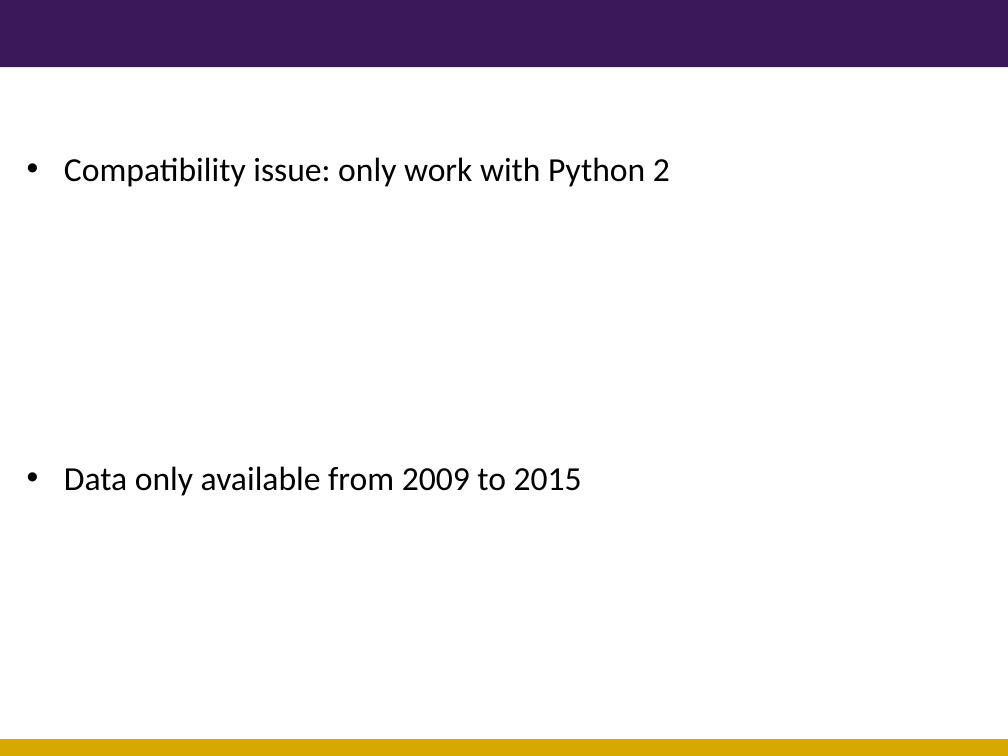
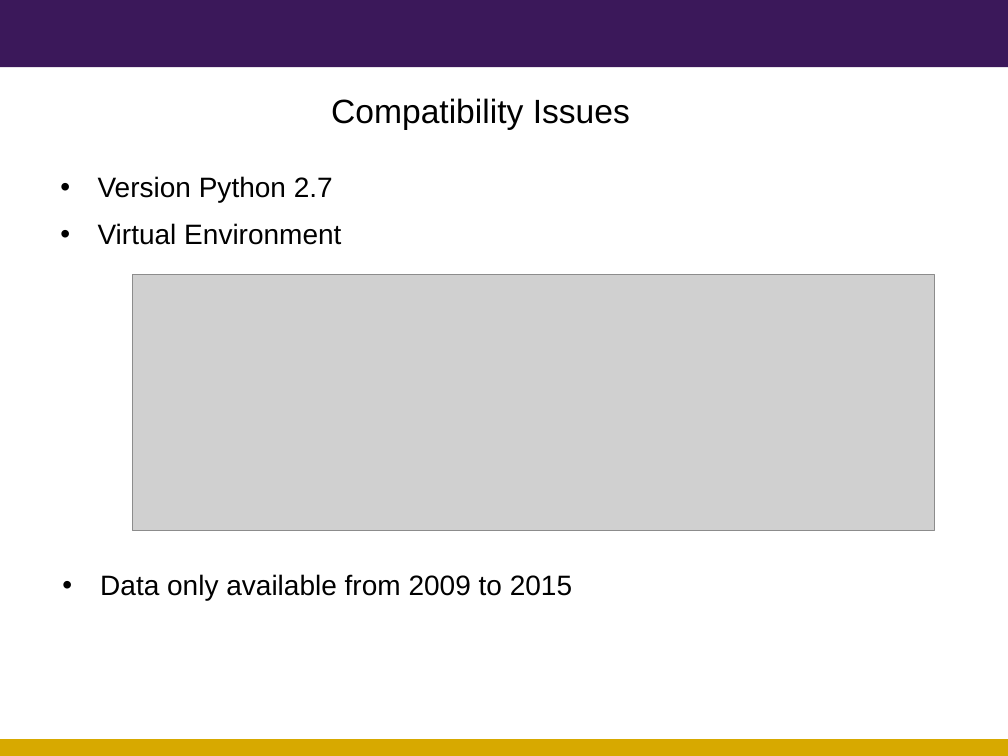
Before and after one commit to kpolimis/nfl-combine-evaluation, a slide deck: slide 9 of nflPP-CSE599-TechnologyReview.ppt. Drawn at 1008x756 pixels with LibreOffice and Linux fonts; fonts in the diff are those of the drawing; grey boxes stand for pictures; background and template pictures are left out. Boxes give left, top, right and bottom in pixels: in the first picture for what was removed or moved away, otherwise in the second. Text is boxed around its words. In the diff, an @@ line names an element or a change of style, - is before the commit and + after.

Commit message:
powerpoint update

```diff
--- a/nflPP-CSE599-TechnologyReview.ppt
+++ b/nflPP-CSE599-TechnologyReview.ppt
@@ text added at (331, 98, 630, 130), 24 pt, text #000000 @@
+Compatibility Issues
@@ text at (64, 157, 670, 187): paragraph removed @@
-• Compatibility issue: only work with Python 2
@@ text added at (98, 176, 341, 245), 20 pt, text #000000 @@
+• Version Python 2.7
+• Virtual Environment
@@ picture added at (132, 274, 934, 530) @@
@@ text "Data only available from 2009 ...": place and size @@
-text "Data only available from 2009 ..." at (64, 157, 670, 496)
+text "Data only available from 2009 ..." at (100, 574, 572, 601)
@@ text "Data only available from 2009 ..." at (100, 574, 572, 601): size 24 to 20 pt, font Calibri to Arial; indent changed; less space between paragraphs @@
```
Also in this commit, not shown: 1 other slide changed.
